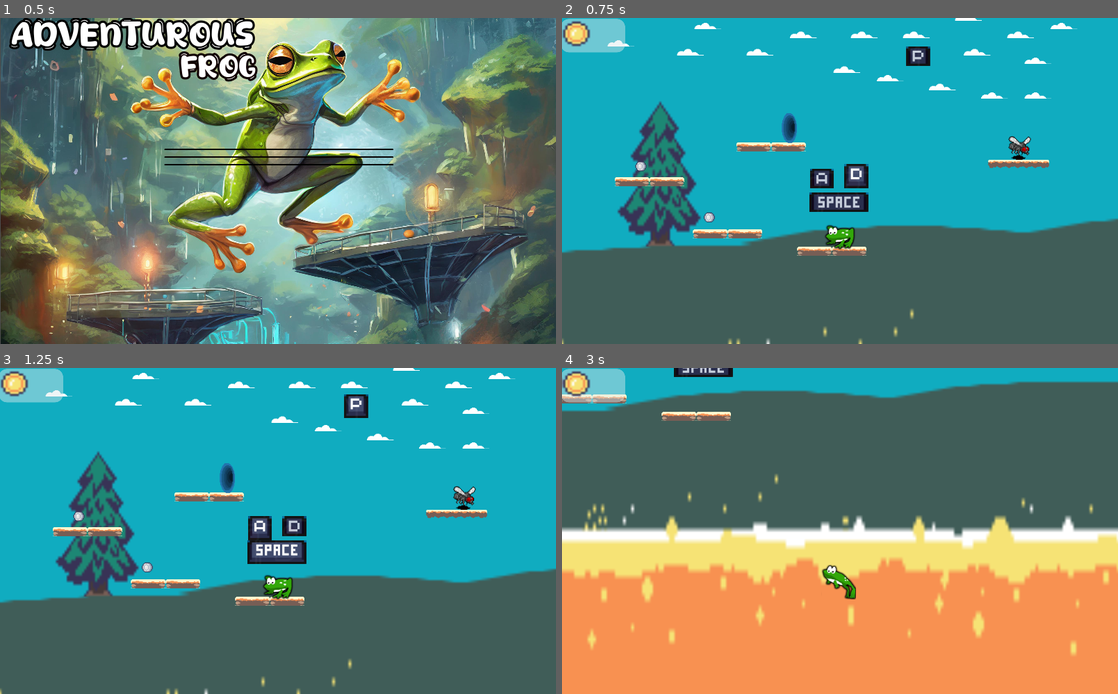
Above: before the commit, frames 1-4 (two rows, left to right).
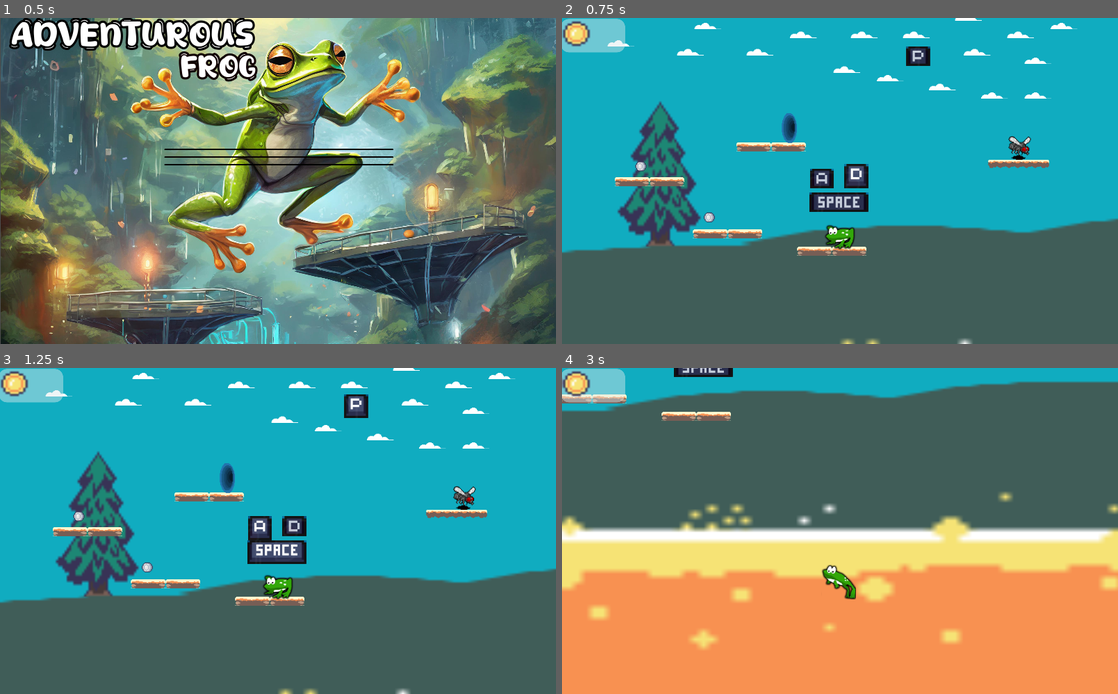
Above: after the commit, the same moments.

Repository: gabymuise/AdventurousFrog
Game: Godot game, scene res://Main/Menu.tscn
The game is run twice, just before and just after one commit, with the same random seed, the same clock (stepped at 60 frames per second) and the same inputs.
Inputs:
- Up to frame 1 (0.5 s): no input
- Up to frame 2 (0.75 s): click "PLAY" at 0.5 s
- Up to frame 3 (1.25 s): no input
- Up to frame 4 (3 s): hold D (ui_right) 1.28-2.78 s; tap Space (jump) at 1.52, 2.27 s; hold A (ui_left) from 2.78 s (still down)

Frame 1 is identical in both runs. In frame 2, 0.2% of the frame differs, in the area x 0-74%, y 89-100%; in frame 3, 0.2%; in frame 4, 7.4%, in the area x 0-100%, y 32-89%.

Commit message:
mejora de niveles

Diff:
--- a/Worlds/Easy/World1.tscn
+++ b/Worlds/Easy/World1.tscn
@@ -247,8 +247,8 @@
 texture = ExtResource( 2 )
 
 [node name="Lava" type="Sprite" parent="."]
-position = Vector2( 0, 559.875 )
-scale = Vector2( 4.9974, 10.9219 )
+position = Vector2( 608, 559.875 )
+scale = Vector2( 15.4427, 10.9219 )
 texture = ExtResource( 10 )
 
 [node name="Label" type="Label" parent="."]
--- a/Worlds/Easy/World2.tscn
+++ b/Worlds/Easy/World2.tscn
@@ -229,8 +229,8 @@
 texture = ExtResource( 2 )
 
 [node name="Lava" type="Sprite" parent="."]
-position = Vector2( 0, 559.875 )
-scale = Vector2( 4.9974, 10.9219 )
+position = Vector2( 608, 559.875 )
+scale = Vector2( 15.4427, 10.9219 )
 texture = ExtResource( 10 )
 
 [node name="TileMap" type="TileMap" parent="."]
@@ -238,7 +238,7 @@
 cell_size = Vector2( 16, 16 )
 collision_layer = 4
 format = 1
-tile_data = PoolIntArray( -1179660, 32, 0, -1179651, 31, 0,  …(578 unchanged characters)… 3, 0, -393226, 34, 0, -458737, 34, 0, -393194, 34, 0, -327680, 34, 0, -262139, 34, 0, -131079, 33, 0, -131075, 33, 0, -196598, 8, 0, -196597, 34, 0, -196596, 10, 0, -196595, 11, 0, -196594, 12, 0, -196593, 13, 0, -196592, 14, 0, -131063, 15, 0, -131062, 16, 0, -131061, 17, 0, -131060, 18, 0, -131059, 19, 0, -131058, 20, 0, -131057, 21, 0, -131056, 22, 0, -131055, 34, 0, -131050, 34, 0, -65525, 23, 0, -65524, 24, 0, -65523, 25, 0, -65522, 26, 0, -65521, 27, 0, 65514, 33, 0, 65518, 33, 0, 13, 28, 0, 14, 29, 0, 131070, 4, 0, 131071, 3, 0, 65536, 3, 0, 65537, 3, 0, 65538, 3, 0, 65539, 3, 0, 65540, 3, 0, 65541, 3, 0, 65542, 3, 0, 65543, 5, 0, 327649, 33, 0, 655334, 33, 0, 655338, 33, 0, 983021, 33, 0, 983025, 33, 0, 983029, 33, 0, 1114108, 33, 0, 1048576, 33, 0 )
+tile_data = PoolIntArray( -1179660, 32, 0, -1179651, 31, 0,  …(578 unchanged characters)… 3, 0, -393226, 34, 0, -458737, 34, 0, -327683, 33, 0, -393215, 33, 0, -393194, 34, 0, -327680, 34, 0, -262139, 34, 0, -196598, 8, 0, -196597, 34, 0, -196596, 10, 0, -196595, 11, 0, -196594, 12, 0, -196593, 13, 0, -196592, 14, 0, -131063, 15, 0, -131062, 16, 0, -131061, 17, 0, -131060, 18, 0, -131059, 19, 0, -131058, 20, 0, -131057, 21, 0, -131056, 22, 0, -131055, 34, 0, -131050, 34, 0, -65525, 23, 0, -65524, 24, 0, -65523, 25, 0, -65522, 26, 0, -65521, 27, 0, 13, 28, 0, 14, 29, 0, 65544, 4, 0, 65545, 3, 0, 65546, 3, 0, 65547, 3, 0, 65548, 3, 0, 65549, 3, 0, 65550, 3, 0, 65551, 3, 0, 65552, 3, 0, 65553, 3, 0, 65554, 3, 0, 65555, 5, 0, 262138, 33, 0, 262142, 33, 0, 393201, 33, 0, 851942, 33, 0, 851946, 33, 0, 983025, 33, 0, 983029, 33, 0, 983040, 33, 0, 1048586, 33, 0, 1048590, 33, 0 )
 
 [node name="Portal" parent="." instance=ExtResource( 13 )]
 position = Vector2( -427, -107 )
@@ -249,13 +249,13 @@
 position = Vector2( -224, 202 )
 
 [node name="Coin2" parent="." instance=ExtResource( 8 )]
-position = Vector2( -350, 126 )
+position = Vector2( -363, 179 )
 
 [node name="Coin3" parent="." instance=ExtResource( 8 )]
-position = Vector2( 111, 5 )
+position = Vector2( 0, -107 )
 
 [node name="Coin4" parent="." instance=ExtResource( 8 )]
-position = Vector2( -285, -19 )
+position = Vector2( -210, 73 )
 
 [node name="Area2D" type="Area2D" parent="."]
 position = Vector2( 506, 292 )
@@ -266,10 +266,10 @@
 shape = SubResource( 13 )
 
 [node name="EnemyBlowfly" parent="." instance=ExtResource( 11 )]
-position = Vector2( 75, -5 )
+position = Vector2( 212, -7 )
 
 [node name="Player" parent="." instance=ExtResource( 7 )]
-position = Vector2( 13, 224 )
+position = Vector2( 234, 214 )
 
 [node name="Camera2D" type="Camera2D" parent="Player"]
 position = Vector2( 2, -94 )
--- a/Worlds/Easy/World3.tscn
+++ b/Worlds/Easy/World3.tscn
@@ -231,8 +231,8 @@
 texture = ExtResource( 2 )
 
 [node name="Lava" type="Sprite" parent="."]
-position = Vector2( 0, 559.875 )
-scale = Vector2( 4.9974, 10.9219 )
+position = Vector2( 608, 559.875 )
+scale = Vector2( 15.4427, 10.9219 )
 texture = ExtResource( 10 )
 
 [node name="TileMap" type="TileMap" parent="."]
@@ -240,10 +240,10 @@
 cell_size = Vector2( 16, 16 )
 collision_layer = 4
 format = 1
-tile_data = PoolIntArray( -1179660, 32, 0, -1179651, 31, 0,  …(485 unchanged characters)… 0, -589816, 34, 0, -589804, 34, 0, -458778, 34, 0, -393234, 34, 0, -393226, 34, 0, -458737, 34, 0, -393194, 34, 0, -327680, 34, 0, -262139, 34, 0, -131087, 33, 0, -131083, 33, 0, -196598, 8, 0, -196597, 34, 0, -196596, 10, 0, -196595, 11, 0, -196594, 12, 0, -196593, 13, 0, -196592, 14, 0, -131063, 15, 0, -131062, 16, 0, -131061, 17, 0, -131060, 18, 0, -131059, 19, 0, -131058, 20, 0, -131057, 21, 0, -131056, 22, 0, -131055, 34, 0, -131050, 34, 0, -65525, 23, 0, -65524, 24, 0, -65523, 25, 0, -65522, 26, 0, -65521, 27, 0, 13, 28, 0, 14, 29, 0, 131070, 4, 0, 131071, 3, 0, 65536, 3, 0, 65537, 3, 0, 65538, 3, 0, 65539, 3, 0, 65540, 3, 0, 65541, 3, 0, 65542, 3, 0, 65543, 5, 0, 327666, 33, 0, 327670, 33, 0, 589797, 4, 0, 589798, 3, 0, 589 …(157 unchanged characters)…
+tile_data = PoolIntArray( -1179660, 32, 0, -1179651, 31, 0,  …(485 unchanged characters)… 0, -589816, 34, 0, -589804, 34, 0, -458783, 33, 0, -458779, 33, 0, -393235, 33, 0, -393231, 33, 0, -393226, 34, 0, -458737, 34, 0, -327686, 33, 0, -393194, 34, 0, -327680, 34, 0, -262139, 34, 0, -196598, 8, 0, -196597, 34, 0, -196596, 10, 0, -196595, 11, 0, -196594, 12, 0, -196593, 13, 0, -196592, 14, 0, -131063, 15, 0, -131062, 16, 0, -131061, 17, 0, -131060, 18, 0, -131059, 19, 0, -131058, 20, 0, -131057, 21, 0, -131056, 22, 0, -131055, 34, 0, -131050, 34, 0, -65525, 23, 0, -65524, 24, 0, -65523, 25, 0, -65522, 26, 0, -65521, 27, 0, 13, 28, 0, 14, 29, 0, 65537, 4, 0, 65538, 3, 0, 65539, 3, 0, 65540, 3, 0, 65541, 3, 0, 65542, 3, 0, 65543, 3, 0, 65544, 3, 0, 65545, 3, 0, 65546, 3, 0, 65547, 3, 0, 65548, 3, 0, 65549, 3, 0, 327666, 33, 0, 327674, 33, 0, 589797, 4, 0, 589798, 3, 0, 589 …(157 unchanged characters)…
 
 [node name="Portal" parent="." instance=ExtResource( 13 )]
-position = Vector2( -264, -36 )
+position = Vector2( -503, -120 )
 rotation = 3.14159
 scale = Vector2( 1, -1 )
 
@@ -251,10 +251,10 @@
 position = Vector2( -224, 202 )
 
 [node name="Coin3" parent="." instance=ExtResource( 8 )]
-position = Vector2( 24, 5 )
+position = Vector2( 45, 5 )
 
 [node name="Coin4" parent="." instance=ExtResource( 8 )]
-position = Vector2( -167, 45 )
+position = Vector2( -180, 57 )
 
 [node name="Coin5" parent="." instance=ExtResource( 16 )]
 position = Vector2( -332, 116 )
